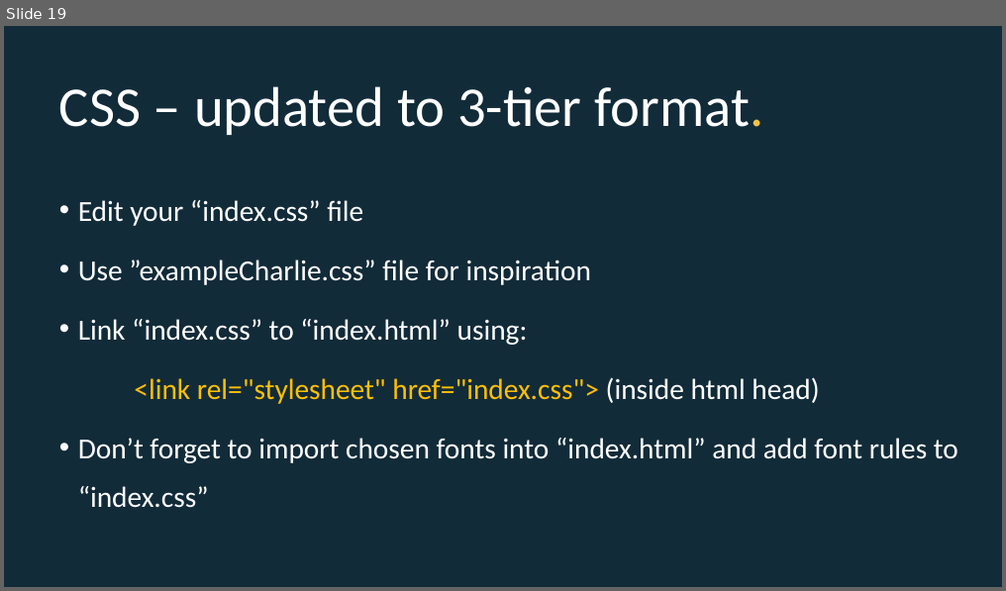
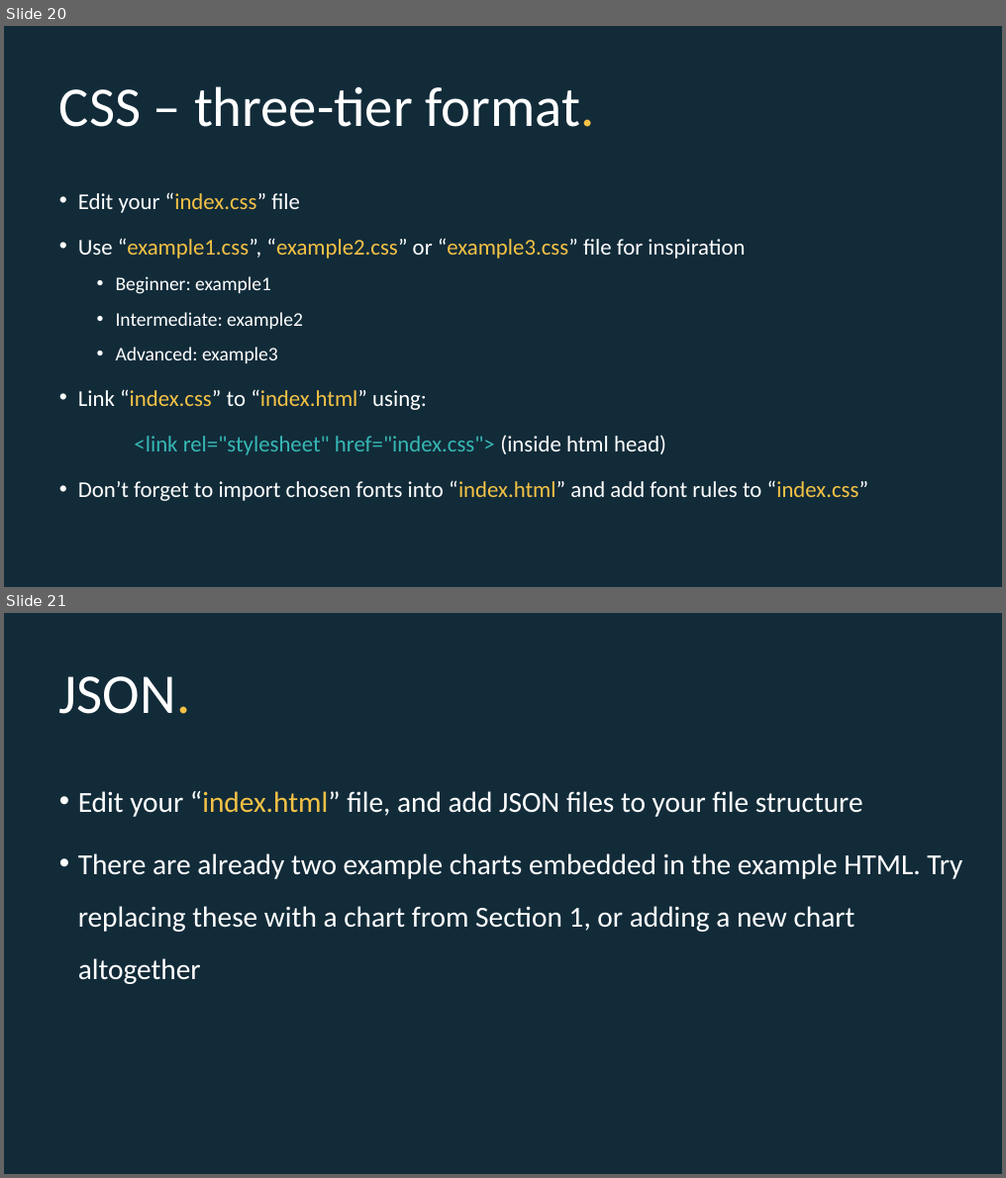
Before and after one commit to EconomicsObservatory/courses, a slide deck: 2/2_Building_your_first_website.pptx. Shown one above the other, each under a label of ours: slide 19 before the commit, slides 20 and 21 after it. The pictures are 1006x591 and 1006x1178 pixels, drawn with LibreOffice and Linux fonts; fonts in the diff are those of the drawing. Boxes give left, top, right and bottom in pixels: in the first picture for what was removed or moved away, otherwise in the second. Text is boxed around its words. In the diff, an @@ line names an element or a change of style, - is before the commit and + after.

```diff
--- a/2/2_Building_your_first_website.pptx
+++ b/2/2_Building_your_first_website.pptx
@@ slide 21 added at [4, 613, 1002, 1174], background #122B39 @@
@@ title added at [59, 676, 191, 714], 54 pt, text #FFFFFF @@
+JSON.
@@ text added at [78, 791, 962, 984], 28 pt, text #FFFFFF @@
+• Edit your “index.html” file, and add JSON files to your file structure
+• There are already two example charts embedded in the example HTML. Try replacing these with a chart from Section 1, or adding a new chart altogether
@@ what was slide 19 is now slide 20 @@
@@ slide 20 changed as well @@
@@ title at [59, 86, 595, 127]: text changed @@
-CSS – updated to 3-tier format.
+CSS – three-tier format.
@@ text at [78, 192, 869, 501]: size 28 to 21.7 pt in "Edit your “index.css” file", "Link “index.css” to “index.html” using:", "<link rel="stylesheet" href="index.css"> (inside html head)", "Don’t forget to import chosen fonts into ..."; text colour #FFFFFF to #F4C245 in "“index.css”", "“index.css” “index.html”", "“index.html” “index.css”"; text colour #FFC000 to #36B7B4 in "<link rel="stylesheet" href="index.css">"; line spacing 1.4 to 1.3 @@
@@ text at [78, 238, 745, 364]: text changed; size 28 to 21.7 pt @@
-• Use ”exampleCharlie.css” file for inspiration
+• Use “example1.css”, “example2.css” or “example3.css” file for inspiration
+  • Beginner: example1
+  • Intermediate: example2
+  • Advanced: example3
```
Also in this commit, not shown: 14 other slides changed, 4 other slides added, 2 slides removed, 2 other files.
